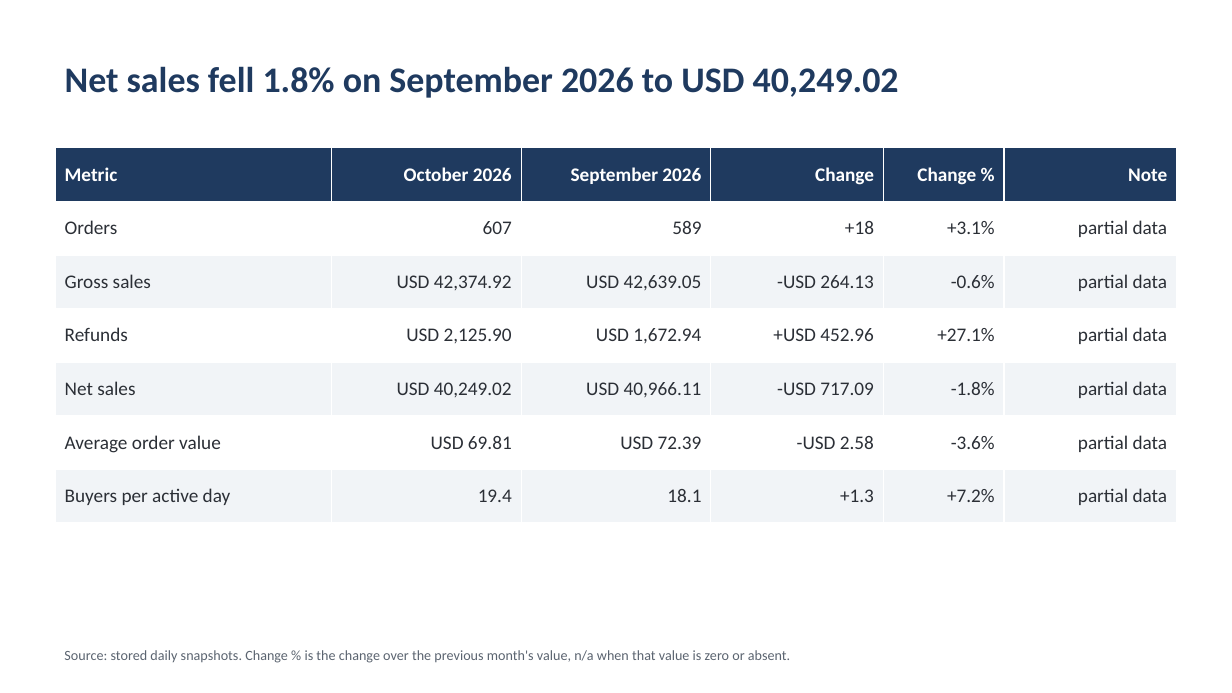
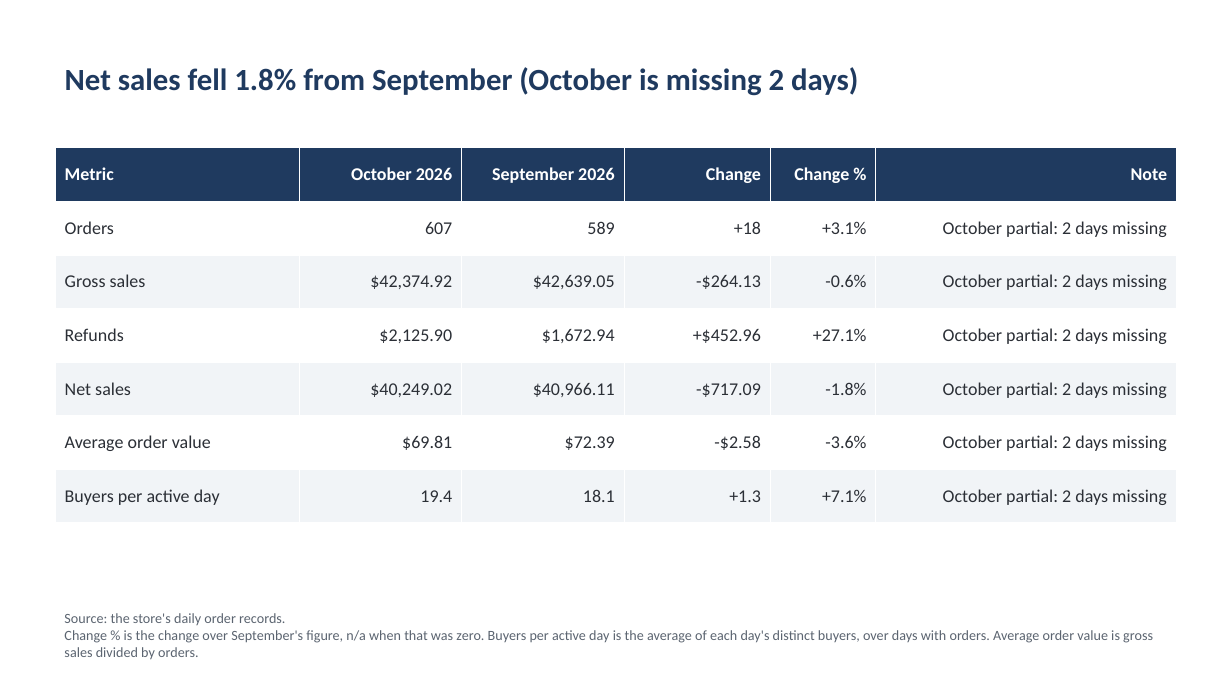
Before and after one commit to Exalt24/api-analytics-hub, a slide deck: slide 2 of docs/monthly-report-sample/report_2026-10.pptx. Drawn at 1232x693 pixels with LibreOffice and Linux fonts; fonts in the diff are those of the drawing. Boxes give left, top, right and bottom in pixels: in the first picture for what was removed or moved away, otherwise in the second. Text is boxed around its words. In the diff, an @@ line names an element or a change of style, - is before the commit and + after.

```diff
--- a/docs/monthly-report-sample/report_2026-10.pptx
+++ b/docs/monthly-report-sample/report_2026-10.pptx
@@ title at (x1=65, y1=67, x2=858, y2=96): text changed; size 28 to 24 pt @@
-Net sales fell 1.8% on September 2026 to USD 40,249.02
+Net sales fell 1.8% from September (October is missing 2 days)
@@ table at (x1=55, y1=148, x2=1177, y2=523) @@
-row 2, column 6: partial data
+row 2, column 6: October partial: 2 days missing
-row 3: Gross sales | USD 42,374.92 | USD 42,639.05 | -USD 264.13 | -0.6% | partial data
+row 3: Gross sales | $42,374.92 | $42,639.05 | -$264.13 | -0.6% | October partial: 2 days missing
-row 4: Refunds | USD 2,125.90 | USD 1,672.94 | +USD 452.96 | +27.1% | partial data
+row 4: Refunds | $2,125.90 | $1,672.94 | +$452.96 | +27.1% | October partial: 2 days missing
-row 5: Net sales | USD 40,249.02 | USD 40,966.11 | -USD 717.09 | -1.8% | partial data
+row 5: Net sales | $40,249.02 | $40,966.11 | -$717.09 | -1.8% | October partial: 2 days missing
-row 6: Average order value | USD 69.81 | USD 72.39 | -USD 2.58 | -3.6% | partial data
+row 6: Average order value | $69.81 | $72.39 | -$2.58 | -3.6% | October partial: 2 days missing
-row 7, column 5: +7.2%
+row 7, column 5: +7.1%
-row 7, column 6: partial data
+row 7, column 6: October partial: 2 days missing
@@ size 15 to 14 pt in "Metric", "October 2026", "September 2026", "Change" and 19 more places @@
@@ text at (x1=64, y1=613, x2=1153, y2=660): text changed @@
-Source: stored daily snapshots. Change % is the change over the previous month's value, n/a when that value is zero or absent.
+Source: the store's daily order records.
+Change % is the change over September's figure, n/a when that was zero. Buyers per active day is the average of each day's distinct buyers, over days with orders. Average order value is gross sales divided by orders.
```
Also in this commit, not shown: 6 other slides changed, 13 other files.
